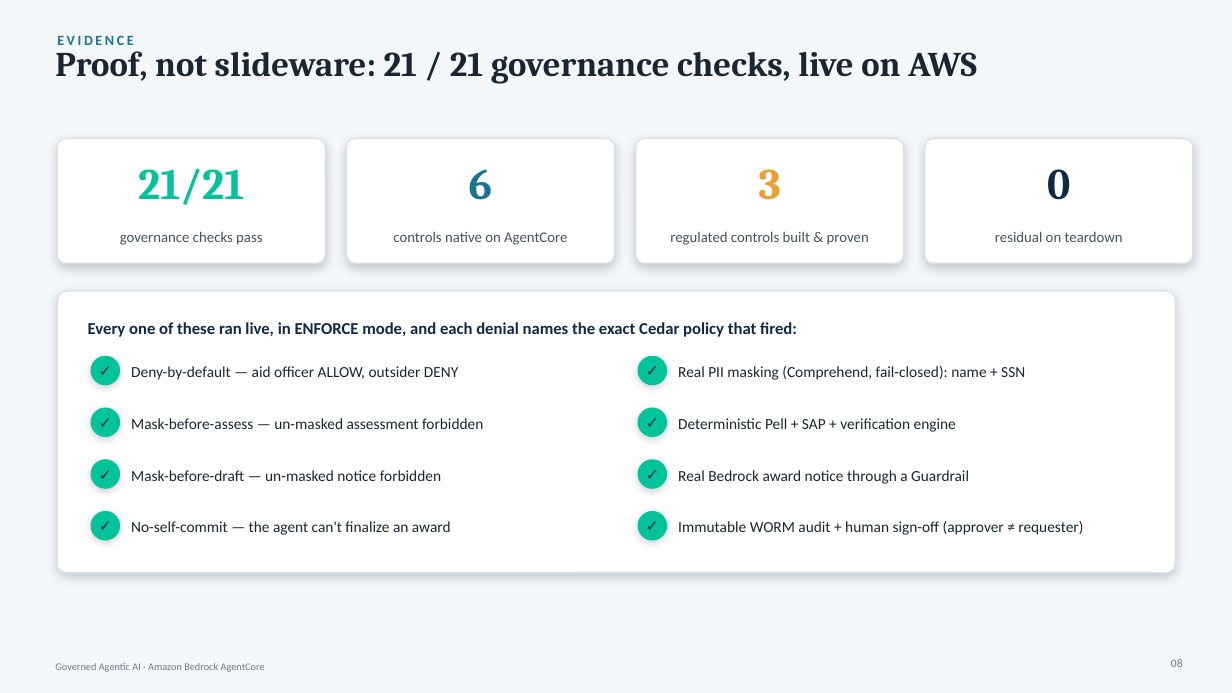
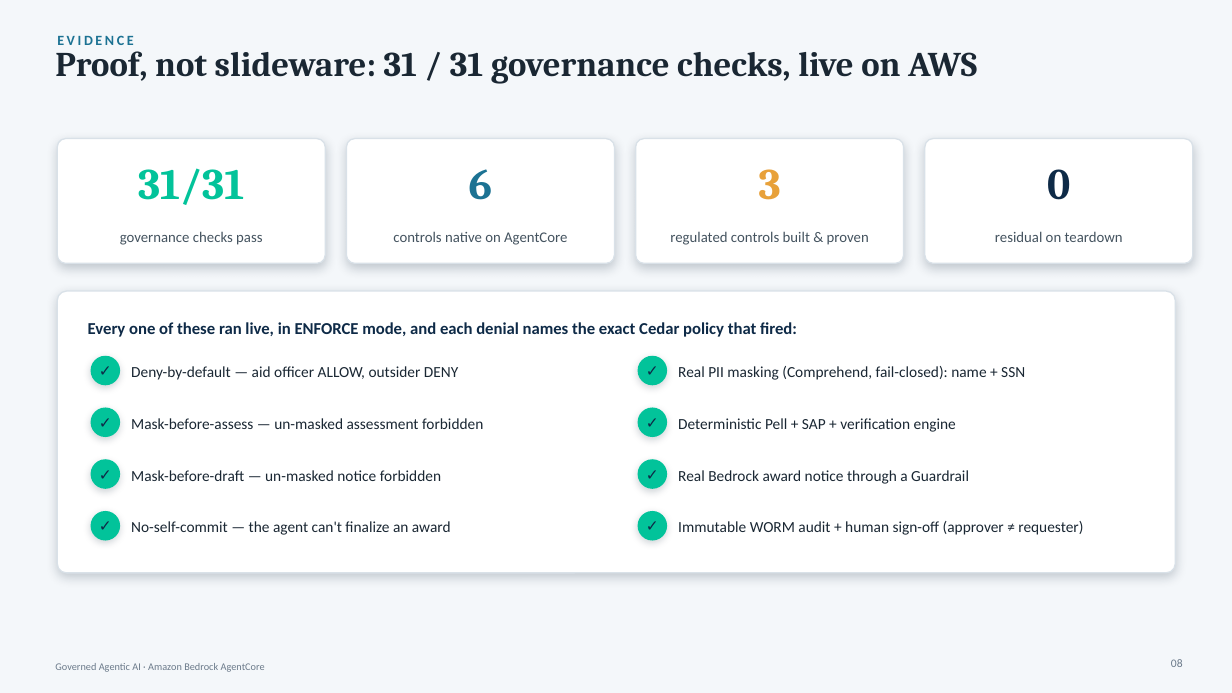
Before and after one commit to virtualryder/EDU_financial_aid_agent, a slide deck: slide 8 of docs/Financial-Aid-AgentCore-Leadership.pptx. Drawn at 1232x693 pixels with LibreOffice and Linux fonts; fonts in the diff are those of the drawing. Boxes give left, top, right and bottom in pixels: in the first picture for what was removed or moved away, otherwise in the second. Text is boxed around its words. In the diff, an @@ line names an element or a change of style, - is before the commit and + after.

Commit message:
docs: refresh suite for 31-check demo, live College Scorecard COA + authoritative 2026-27 Pell, step-two workflows (verify_documents/professional judgment); fold no-space-path, cmd.exe detached-launch, and stop-orphaned-sign-off-executions lessons into the SA runbook + maintenance

```diff
--- a/docs/Financial-Aid-AgentCore-Leadership.pptx
+++ b/docs/Financial-Aid-AgentCore-Leadership.pptx
@@ text at [55, 44, 977, 84]: text changed @@
-Proof, not slideware: 21 / 21 governance checks, live on AWS
+Proof, not slideware: 31 / 31 governance checks, live on AWS
@@ text at [138, 168, 244, 205]: text changed @@
-21/21
+31/31
```
Also in this commit, not shown: 2 other slides changed, 5 other files.
